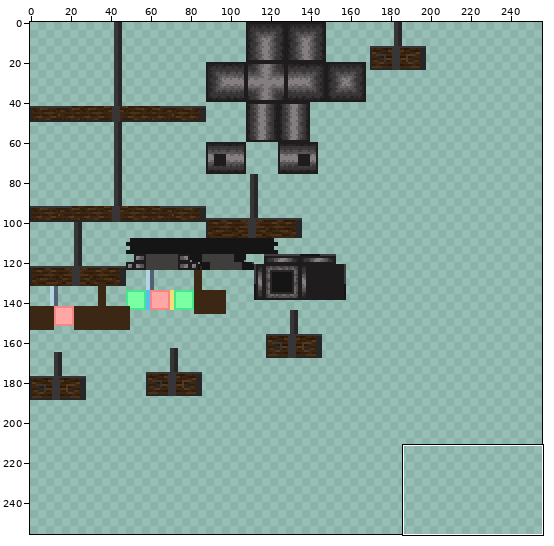
Sprite sheet: src/main/resources/assets/fdbosses/textures/entities/malkuth/malkuth_cannon.png. Above: a wide view before the commit, with the close-up outlined.
Close-up. Old version:
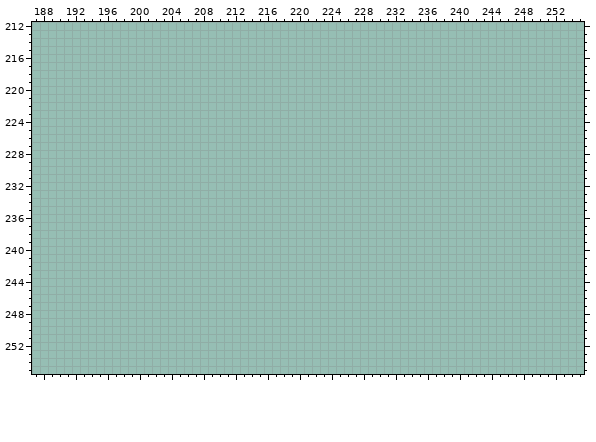
The file is 256x256 pixels. Colours within 5 levels of each other are drawn and written as one. Shown: x 187..255, y 212..255.
And afterwards:
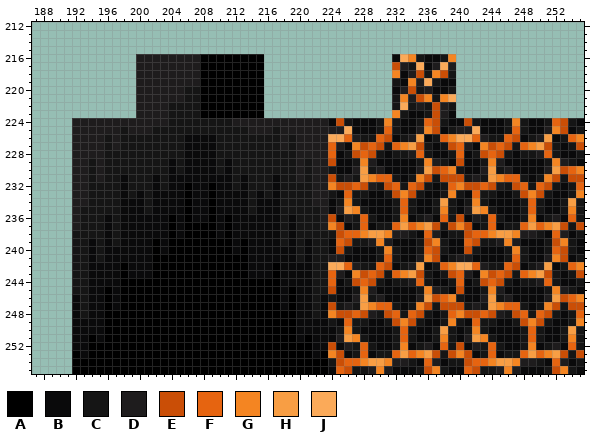
Palette (. is transparent): A #000000  B #0a0a0b  C #151515  D #1e1c1d  E #ca4e06  F #e66410  G #f48522  H #f89e44  J #fbaa59
The edit:
Changed rows in their new state; - is an unchanged pixel.
first column x 192:
216 --------DDDDDDDDAAAAAAAA----------------BJGCBBCG----------------
217 --------DDDDDDDDAAAAAAAA----------------EDCJBDJD----------------
218 --------DDDDDDDDAAAAAAAA----------------GBDECGEC----------------
219 --------DDDDDDDDAAAAAAAA----------------CBGDJCBB----------------
220 --------DDDDDDCCAAAAAAAA----------------BDECDBBC----------------
221 --------DDDDDDCCAAAAAAAA----------------CGDEGCGJ----------------
222 --------DDDDCCCCAAAAAAAA----------------CJCDCEDC----------------
223 --------DDDDCCCCAAAAAAAA----------------GCBBCEDB----------------
224 DDDDDDDDDDDDCCCCCCCCDDDDDDDDDDDDBECBBBCGCBBCFECBBECBBBCGCBBCFECB
225 DDDDDDCDDDCCCCCCCCCCCCDDDCDDDDDDDDJBBBCFCBBDGEBCDDJBBBCFCBBDGEBC
226 DDDDCDCCCCCCCCBBBBCCCCCCCCDCDDDDJJFDCCFEBCDHBCFGJJFDCCFEBCDHBCFG
227 DDDDCDCCCCCCCCBBBBCCCCCCCCDCDDDDFDBGEFECFGHECBCEFDBGEFECFGHECBCE
228 DDDDCCCCCCCCCCBBBBCCCCCCCCCCDDDDFBCEFECBCCDFCBBCFBCEFECBCCDFCBBC
229 DDCDCCCCCCCCBCBBBBCBCCCCCCCCDCDDEBBCGDBBBBBCGDCBEBBCGDBBBBBCGDCB
230 DDCDCCCCCCCCBCBBBBCBCCCCCCCCDCDDCBBDHCDBBBBDHEFGCBBDHCDBBBBDHEFG
231 DDCDCCBCCCBCBBBBBBBBCBCCCBCCDCDDECDCHGFFCBCGECEEECDCHGFFCBCGECEE
232 DDCCCCBCCCBCBBABBABBCBCCCBCCCCDDGEEFEDCEFCFECBCFGEEFEDCEFCFECBCF
233 DDCCCCBCBCBBBBABBABBBBCBCBCCCCDDCBFCCBBCEGECBBCGCBFCCBBCEGECBBCG
234 DDCCCCBBBCBBBBABBABBBBCBBBCCCCDDBCGCBBBBCFCBBCHCBCGCBBBBCFCBBCHC
235 DCCCCCBBBCBBBBABBABBBBCBBBCCCCCDBDHGCBBBCFCBBCGCBDHGCBBBCFCBBCGC
236 DCCCBCBBBBBBABABBABABBBBBBCBCCCDEBDCFCBBCGBCDBFCEBDCFCBBCGBCDBFC
237 DCCCBCBBBBBBABAAAABABBBBBBCBCCCDGEBCFBCCFHFGHECEGEBCFBCCFHFGHECE
238 CCCCBCBBBBBBABAAAABABBBBBBCBCCCCCEFFGHHGDDCBFDBCCEFFGHHGDDCBFDBC
239 CCBCBCBBBBABAAAAAAAABABBBBCBCBCCBFECCDGDBBBCEGCBBFECCDGDBBBCEGCB
240 CCBCBBBBBBABAAAAAAAABABBBBBBCBCCBECBBBCGCBBCFECBBECBBBCGCBBCFECB
241 CCBCBBBBBBAAAAAAAAAAAABBBBBBCBCCDDBBBBCFCBBDGEBCDDBBBBCFCBBDGEBC
242 CCBBBBABBBAAAAAAAAAAAABBBABBBBCCJJFDCCFEBCDHBCFGJJFDCCFEBCDHBCFG
243 CCBBBBABBBAAAAAAAAAAAABBBABBBBCCFDBGEFECFGHECBCEFDBGEFECFGHECBCE
244 CCBBBBAAAAAAAAAAAAAAAAAAAABBBBCCFBCEFECBCCDFCBBCFBCEFECBCCDFCBBC
245 CCBBABAAAAAAAAAAAAAAAAAAAABABBCCEBBCGDBBBBBCGDCBEBBCGDBBBBBCGDCB
246 BCBBABAAAAAAAAAAAAAAAAAAAABABBCBCBBDHCDBBBBDHEFGCBBDHCDBBBBDHEFG
247 BCBBABAAAAAAAAAAAAAAAAAAAABABBCBECDCHGFFCBCGECEEECDCHGFFCBCGECEE
248 BCBBAAAAAAAAAAAAAAAAAAAAAAAABBCBGEEFEDCEFCFECBCFGEEFEDCEFCFECBCF
249 BBBBAAAAAAAAAAAAAAAAAAAAAAAABBBBCBFCCBBCEGECBBCGCBFCCBBCEGECBBCG
250 BBBBAAAAAAAAAAAAAAAAAAAAAAAABBBBBCGCBBBBCFCBBCHCBCGCBBBBCFCBBCHC
251 BBABAAAAAAAAAAAAAAAAAAAAAAAABABBBDHGCBBBCFCBBCGCBDHGCBBBCFCBBCGC
252 BBAAAAAAAAAAAAAAAAAAAAAAAAAAAABBEBDCFCBBCGBCDBFCEBDCFCBBCGBCDBFC
253 ABAAAAAAAAAAAAAAAAAAAAAAAAAAAABAGEBCFBCCFHFGHECEGEBCFBCCFHFGHECE
254 AAAAAAAAAAAAAAAAAAAAAAAAAAAAAAAACEFFGHHGDDCBFDBCCEFFGHHGDDCBFDBC
255 AAAAAAAAAAAAAAAAAAAAAAAAAAAAAAAABFECCDGDBBBCEGCBBFECCDGDBBBCEGCB
Pixel boxes of the changes (left, top, right, bottom) in both close-ups:
added: (72, 54, 584, 374)
